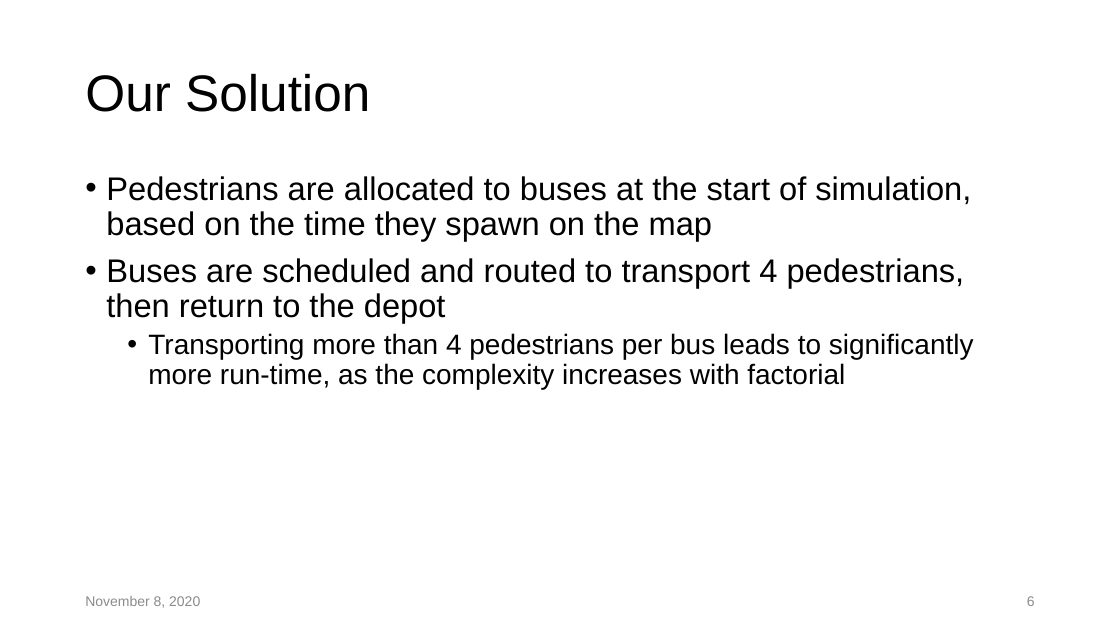
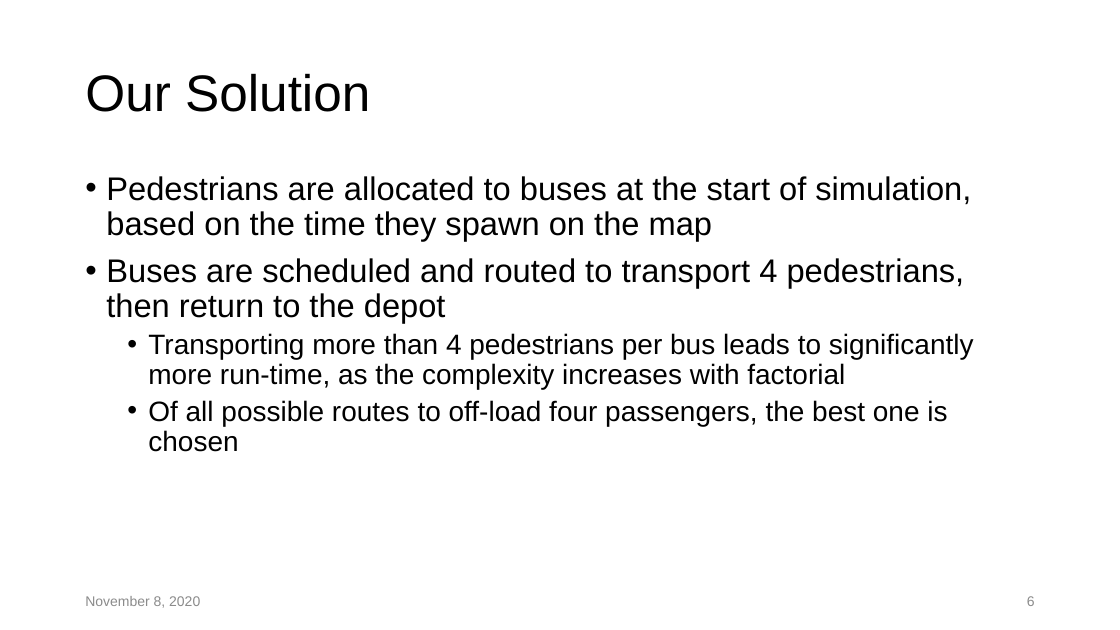
Before and after one commit to ElcaPolyHack2020/team_The_Mushrooms, a slide deck: slide 6 of Additional Files/Presentation The Mushrooms.pptx. Drawn at 1120x630 pixels with LibreOffice and Linux fonts; fonts in the diff are those of the drawing; background and template pictures are left out. Boxes give left, top, right and bottom in pixels: in the first picture for what was removed or moved away, otherwise in the second. Text is boxed around its words. In the diff, an @@ line names an element or a change of style, - is before the commit and + after.

Commit message:
Modified ppt.

```diff
--- a/Additional Files/Presentation The Mushrooms.pptx
+++ b/Additional Files/Presentation The Mushrooms.pptx
@@ text at (148, 400, 947, 452): paragraph added @@
+  • Of all possible routes to off-load four passengers, the best one is chosen
```
Also in this commit, not shown: 1 other slide changed.
